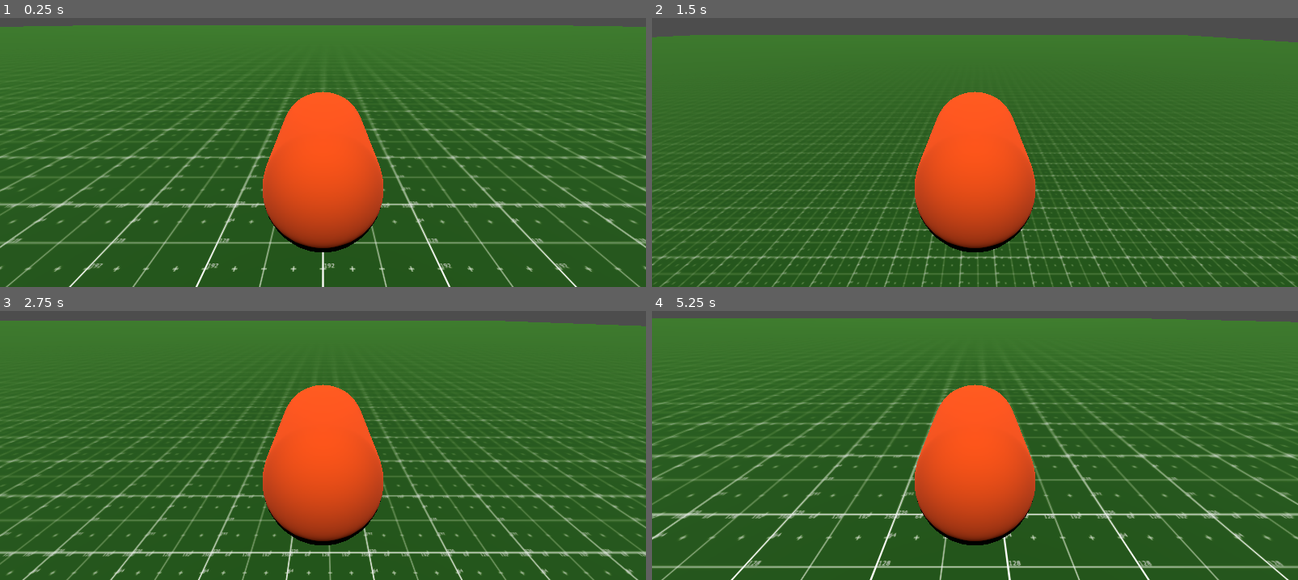
Above: before the commit, frames 1-4 (two rows, left to right).
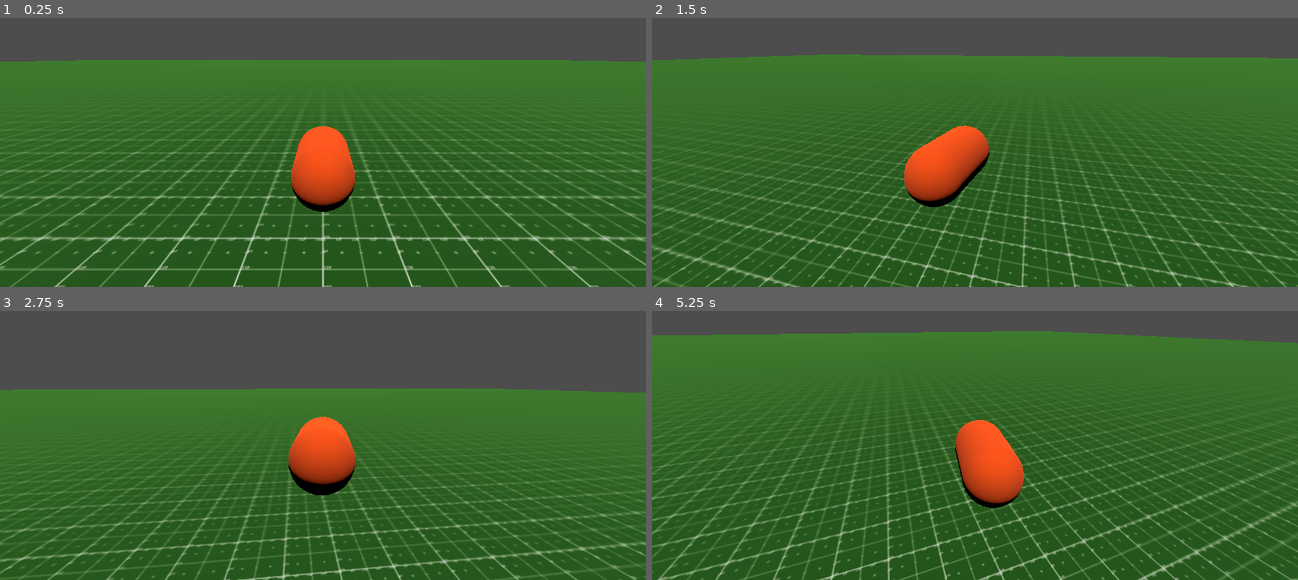
Above: after the commit, the same moments.

Repository: programerski-klub-fmf/cats-game
Game: Godot game, scene res://level/level.tscn
The game is run twice, just before and just after one commit, with the same random seed, the same clock (stepped at 60 frames per second) and the same inputs.
Inputs (mouse positions are in pixels of both pictures, inside the frame that each line leads up to):
- Up to frame 1 (0.25 s): no input
- Up to frame 2 (1.5 s): tap Enter at 0.5 s; move the mouse to (1117, 87) at 0.52 s; hold D (right) 0.53-1.28 s; hold Shift (run) 0.53-1.28 s; tap Space (jump) at 0.77, 0.8, 1.07, 1.35 s; move the mouse to (845, 122) at 1.27 s; hold S (backwards) from 1.28 s (still down)
- Up to frame 3 (2.75 s): tap Space (jump) at 1.52, 1.82, 2.3 s; tap Shift (run) at 1.55 s; move the mouse to (387, 319) at 2.02 s; release S (backwards) at 2.03 s; hold D (right) from 2.03 s (still down); hold Shift (run) from 2.03 s (still down)
- Up to frame 4 (5.25 s): move the mouse to (942, 472) at 2.77 s; release D (right) at 2.78 s; release Shift (run) at 2.78 s; hold W (forwards) 2.78-3.53 s; tap Shift (run) at 2.85, 4.35 s; tap Space (jump) at 3.02, 3.32, 4.52, 4.82 s; move the mouse to (1168, 453) at 3.52 s; hold Space (jump) 3.53-4.28 s; hold A (left) 3.53-5.03 s; tap Escape (ui_cancel) at 4.15 s; move the mouse to (781, 343) at 4.27 s; move the mouse to (1007, 399) at 5.02 s; hold S (backwards) from 5.03 s (still down); hold Shift (run) from 5.03 s (still down)

The runs differ from the first frame. In frame 1, 34% of the frame differs, in the area x 0-100%, y 2-100%; in frame 2, 25%; in frame 3, 46%, in the area x 0-100%, y 3-100%; in frame 4, 27%.

Commit message:
Interpolirana rotacija s kamero

Diff:
--- a/assets/scripts/state_machine.gd
+++ b/assets/scripts/state_machine.gd
@@ -46,7 +46,7 @@
 	if state_name != "previous":
 		current_state.enter()
 
-	print("\nChanged state to: ", state_name)
+# state has changed to current state
 
 func _input(event: InputEvent) -> void:
 	if current_state:
--- a/player/player.gd
+++ b/player/player.gd
@@ -2,9 +2,53 @@
 extends CharacterBody3D
 
 
-@export var walk_speed = 5.0
-@export var run_speed = 20.0
-@export var jump_velocity = 10
+@export var mouse_sensitivity := 0.001
+@export var yaw_speed := 1.0
+@export var pitch_speed := 1.0
+
+@export var acceleration := 20.0
+@export var walk_speed := 5.0
+@export var run_speed := 9.0
+@export var jump_velocity := 6.0
+@export var rotation_speed := 8.0
+
+var yaw_input := 0.0
+var pitch_input := 0.0
+
+@onready var yaw_pivot := $YawPivot
+@onready var pitch_pivot := $YawPivot/PitchPivot
 
 # Get the gravity from the project settings to be synced with RigidBody nodes.
 var gravity = ProjectSettings.get_setting("physics/3d/default_gravity")
+
+func _ready() -> void:
+	Input.mouse_mode = Input.MOUSE_MODE_CAPTURED
+
+#func _input(event: InputEvent) -> void:
+#	if event is InputEventMouseMotion:
+#		yaw_pivot.rotate_y(
+#			deg_to_rad(-event.relative.x * yaw_speed)
+#			)
+#		pitch_pivot.rotate_x(
+#			deg_to_rad(-event.relative.y * pitch_speed)
+#		)
+
+func _process(_delta: float) -> void:
+	if Input.is_action_just_pressed("ui_cancel"):
+		Input.mouse_mode = Input.MOUSE_MODE_VISIBLE
+
+	yaw_pivot.rotate_y(yaw_input)
+	pitch_pivot.rotate_x(pitch_input)
+	pitch_pivot.rotation.x = clamp(
+		pitch_pivot.rotation.x,
+		deg_to_rad(-60),
+		deg_to_rad(10)
+		)
+	yaw_input = 0.0
+	pitch_input = 0.0
+
+func _unhandled_input(event: InputEvent) -> void:
+	if event is InputEventMouseMotion:
+		if Input.mouse_mode == Input.MOUSE_MODE_CAPTURED:
+			yaw_input = - event.relative.x * mouse_sensitivity * yaw_speed
+			pitch_input = - event.relative.y * mouse_sensitivity * pitch_speed
--- a/player/player.tscn
+++ b/player/player.tscn
@@ -42,12 +42,13 @@
 [node name="Run" type="Node" parent="PlayerStateMachine"]
 script = ExtResource("6_laxlk")
 
-[node name="HorizontalPivot" type="Node3D" parent="."]
-transform = Transform3D(1, 0, 0, 0, 0.942163, 0.335156, 0, -0.335156, 0.942163, 0, 0.971309, -0.651512)
+[node name="YawPivot" type="Node3D" parent="."]
+transform = Transform3D(1, 0, 0, 0, 1, 0, 0, 0, 1, 0, 1.5, -1)
 
-[node name="VerticalPivot" type="Node3D" parent="HorizontalPivot"]
+[node name="PitchPivot" type="Node3D" parent="YawPivot"]
+transform = Transform3D(1, 0, 0, 0, 0.978148, 0.207912, 0, -0.207912, 0.978148, 0, 0, 0)
 
-[node name="SpringArm3D" type="SpringArm3D" parent="HorizontalPivot/VerticalPivot"]
-spring_length = 3.0
+[node name="SpringArm3D" type="SpringArm3D" parent="YawPivot/PitchPivot"]
+spring_length = 5.0
 
-[node name="Camera3D" type="Camera3D" parent="HorizontalPivot/VerticalPivot/SpringArm3D"]
+[node name="Camera3D" type="Camera3D" parent="YawPivot/PitchPivot/SpringArm3D"]
--- a/player/states/on_ground/idle.gd
+++ b/player/states/on_ground/idle.gd
@@ -9,8 +9,9 @@
 		or Input.is_action_pressed("forwards")
 		or Input.is_action_pressed("backwards")
 	)
+	var _is_moving: bool = player.velocity.x != 0 or player.velocity.z != 0
 
 	if _is_jump_input:
 		emit_signal("demands_transition_to", "jump")
-	elif _is_move_input:
+	elif _is_move_input or _is_moving:
 		emit_signal("demands_transition_to", "walk")
--- a/player/states/on_ground/on_ground.gd
+++ b/player/states/on_ground/on_ground.gd
@@ -13,16 +13,44 @@
 	var input_dir = Input.get_vector("left", "right", "forwards", "backwards")
 
 	var direction = (
-		player.transform.basis * Vector3(input_dir.x, 0, input_dir.y)
-		).normalized()
+		player.transform.basis *
+		player.yaw_pivot.transform.basis *
+		Vector3(input_dir.x, 0, input_dir.y)
+	).normalized()
+	var target = player.transform.basis * player.yaw_pivot.basis
+	var rotation_amount = player.rotation_speed * _delta
+	player.transform.basis = player.transform.basis.slerp(
+		target,
+		rotation_amount
+	).orthonormalized()
+	player.yaw_pivot.basis = player.yaw_pivot.basis.slerp(
+		Basis(),
+		rotation_amount
+	).orthonormalized()
 	if direction:
-		player.velocity.x = direction.x * speed
-		player.velocity.z = direction.z * speed
+		player.velocity.x = move_toward(
+			player.velocity.x,
+			direction.x * speed,
+			player.acceleration * _delta
+		)
+		player.velocity.z = move_toward(
+			player.velocity.z,
+			direction.z * speed,
+			player.acceleration * _delta
+		)
 	else:
-		player.velocity.x = move_toward(player.velocity.x, 0, speed)
-		player.velocity.z = move_toward(player.velocity.z, 0, speed)
+		player.velocity.x = move_toward(
+			player.velocity.x,
+			0,
+			player.acceleration * _delta
+		)
+		player.velocity.z = move_toward(
+			player.velocity.z,
+			0,
+			player.acceleration * _delta
+		)
 
-	var collision = player.move_and_slide()
+	player.move_and_slide()
 
 	if not player.velocity:
 		emit_signal("demands_transition_to", "idle")
